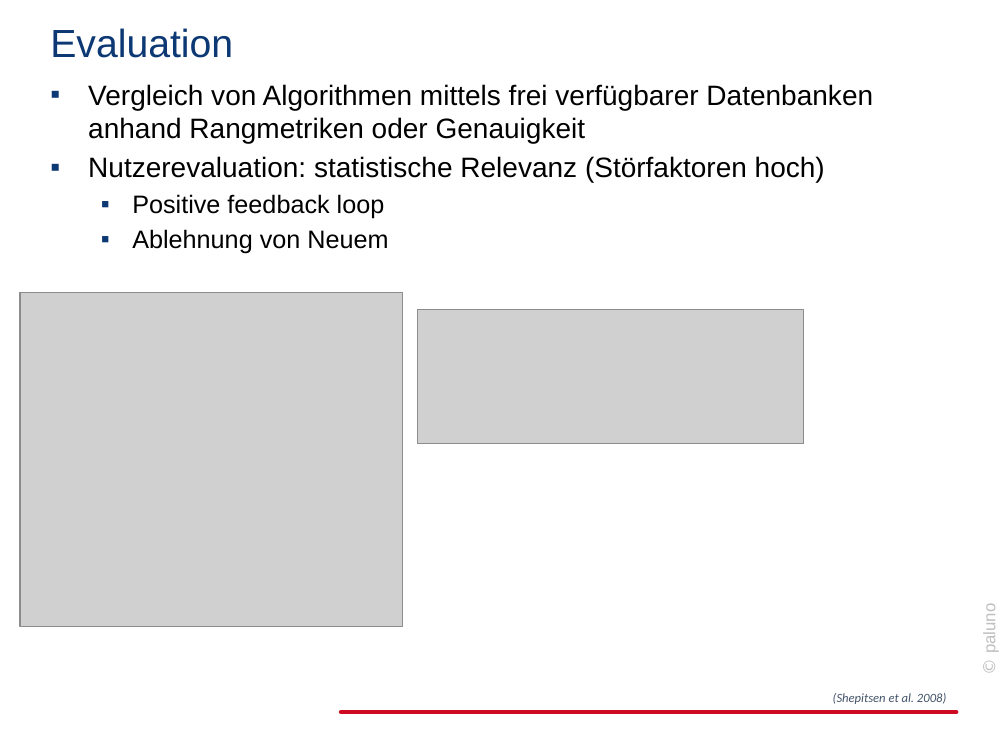
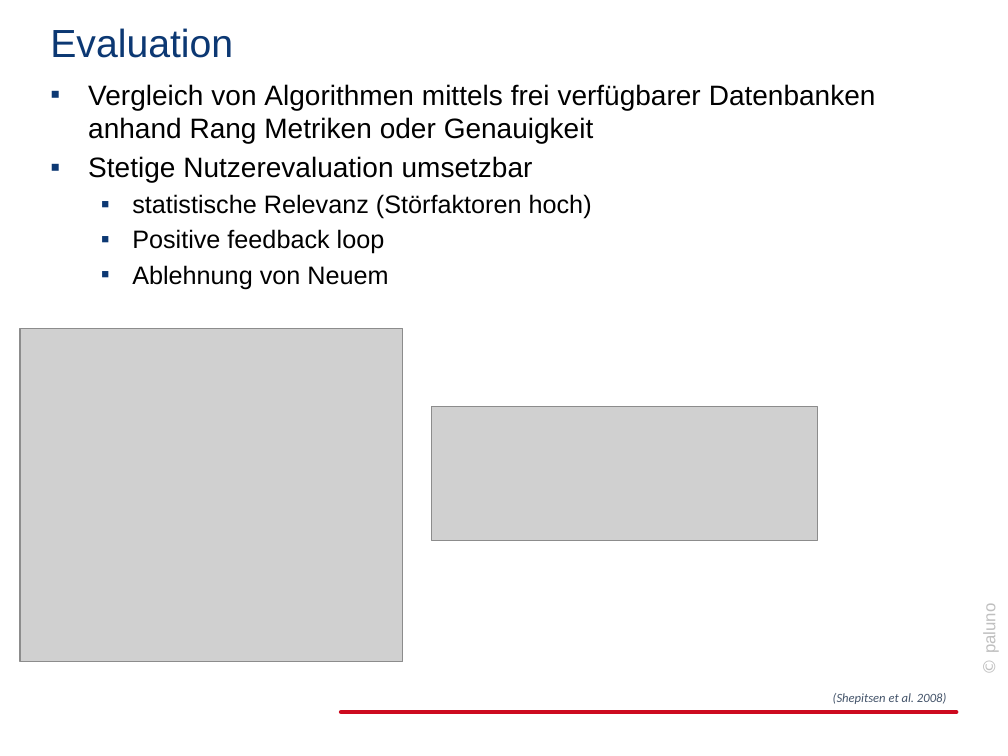
Before and after one commit to jabuettner/citavi, a slide deck: slide 19 of Diss (repo)/Recommender.pptx (slide 18 before the commit). Drawn at 1008x756 pixels with LibreOffice and Linux fonts; fonts in the diff are those of the drawing; grey boxes stand for pictures; background and template pictures are left out. Boxes give left, top, right and bottom in pixels: in the first picture for what was removed or moved away, otherwise in the second. Text is boxed around its words. In the diff, an @@ line names an element or a change of style, - is before the commit and + after.

```diff
--- a/Diss (repo)/Recommender.pptx
+++ b/Diss (repo)/Recommender.pptx
@@ text at (x1=88, y1=84, x2=876, y2=219): text changed @@
-▪ Vergleich von Algorithmen mittels frei verfügbarer Datenbanken anhand Rangmetriken oder Genauigkeit
-▪ Nutzerevaluation: statistische Relevanz (Störfaktoren hoch)
+▪ Vergleich von Algorithmen mittels frei verfügbarer Datenbanken anhand Rang Metriken oder Genauigkeit
+▪ Stetige Nutzerevaluation umsetzbar
+  ▪ statistische Relevanz (Störfaktoren hoch)
@@ picture moved from (x1=20, y1=293, x2=403, y2=627) to (x1=20, y1=329, x2=403, y2=662) @@
@@ picture moved from (x1=417, y1=309, x2=802, y2=444) to (x1=431, y1=407, x2=816, y2=541) @@
```
Also in this commit, not shown: 15 other slides changed, 2 slides added, 19 other files.
